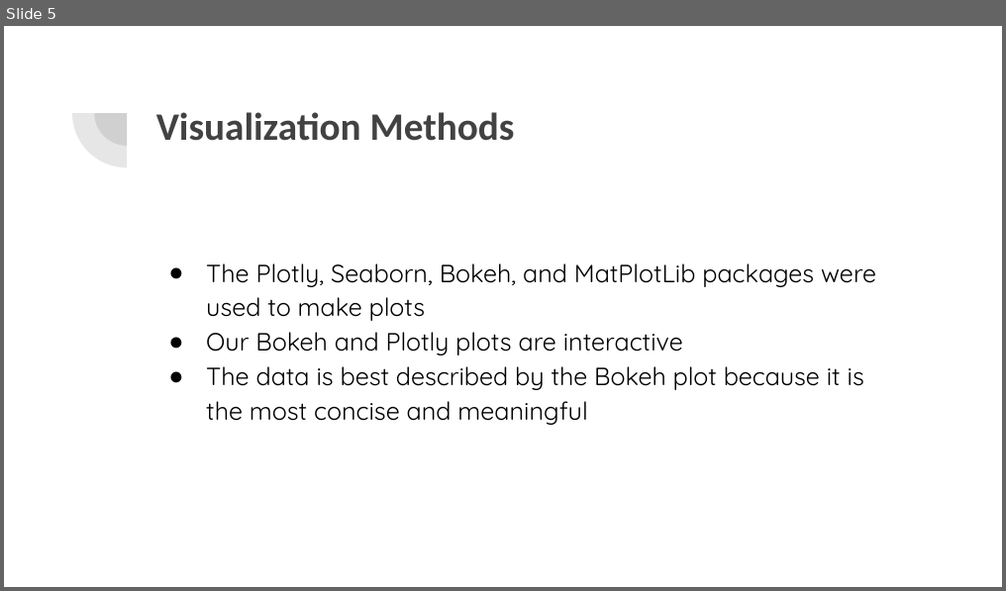
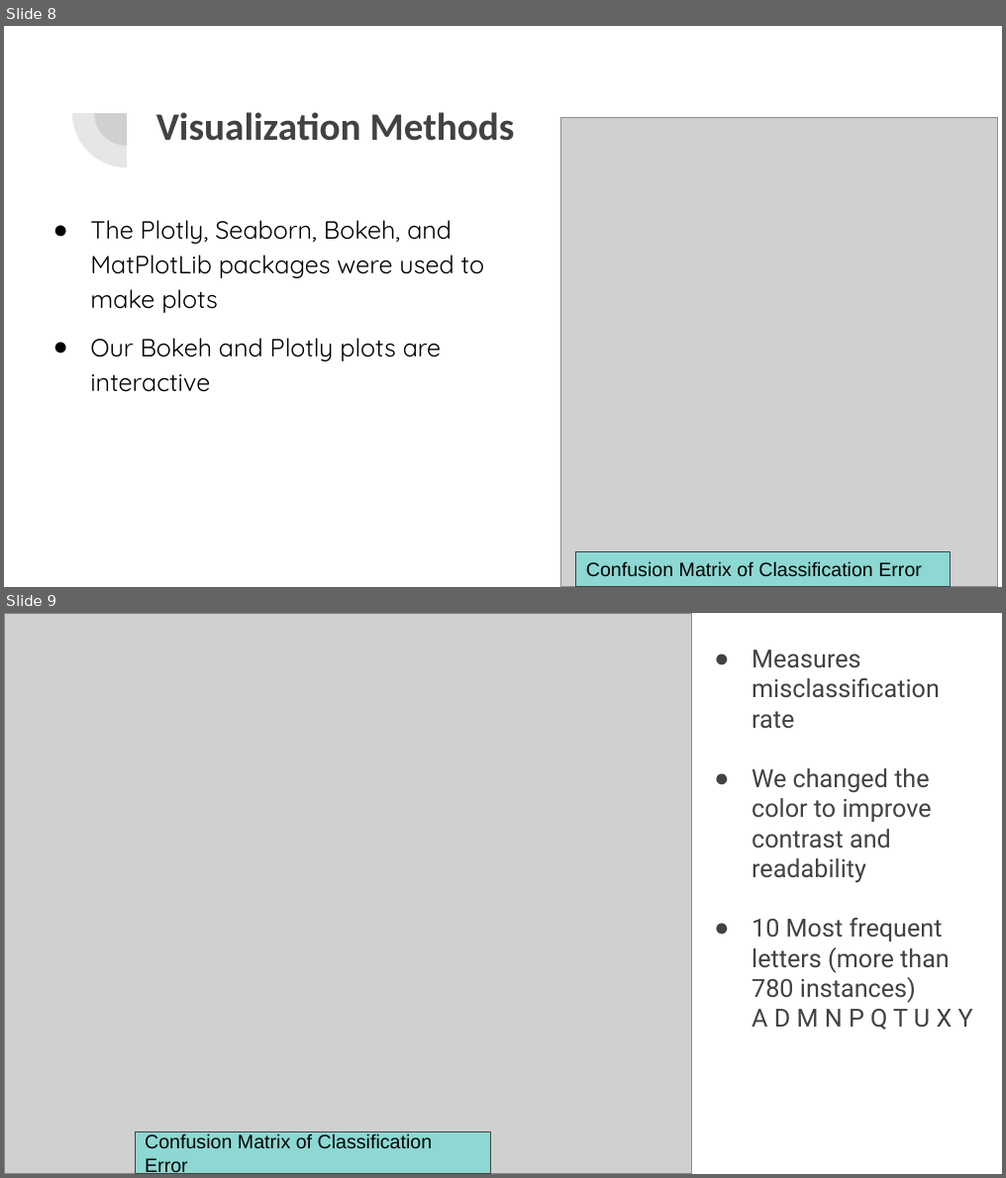
Before and after one commit to ewang24/dataMiningProject, a slide deck: Group Project_ Letter Data Mining.pptx. Shown one above the other, each under a label of ours: slide 5 before the commit, slides 8 and 9 after it. The pictures are 1006x591 and 1006x1178 pixels, drawn with LibreOffice and Linux fonts; fonts in the diff are those of the drawing; grey boxes stand for pictures. Boxes give left, top, right and bottom in pixels: in the first picture for what was removed or moved away, otherwise in the second. Text is boxed around its words. In the diff, an @@ line names an element or a change of style, - is before the commit and + after.

```diff
--- a/Group Project_ Letter Data Mining.pptx
+++ b/Group Project_ Letter Data Mining.pptx
@@ slide 9 added at (x1=4, y1=613, x2=1002, y2=1174), background #FFFFFF @@
@@ picture added at (x1=4, y1=613, x2=692, y2=1173) @@
@@ title added at (x1=751, y1=650, x2=973, y2=1030), 18 pt, text #424242 @@
+● Measures misclassification rate
+● We changed the color to improve contrast and readability
+● 10 Most frequent letters (more than 780 instances) A D M N P Q T U X Y
@@ rectangle added at (x1=135, y1=1132, x2=490, y2=1174), fill #8DD8D3, outline #424242 0.75 pt, 14 pt, text #000000 @@
+Confusion Matrix of Classification Error
@@ what was slide 5 is now slide 8 @@
@@ slide 8 changed as well @@
@@ picture added at (x1=560, y1=118, x2=997, y2=587) @@
@@ text "The Plotly, Seaborn, Bokeh, and ..." moved from (x1=206, y1=264, x2=876, y2=425) to (x1=90, y1=220, x2=484, y2=392) @@
@@ text "The Plotly, Seaborn, Bokeh, and ..." at (x1=90, y1=220, x2=484, y2=392): more space between paragraphs @@
@@ text at (x1=206, y1=367, x2=864, y2=425): paragraph removed @@
-● The data is best described by the Bokeh plot because it is the most concise and meaningful
@@ rectangle added at (x1=576, y1=552, x2=950, y2=587), fill #8DD8D3, outline #424242 0.75 pt, 14 pt, text #000000 @@
+Confusion Matrix of Classification Error
```
Also in this commit, not shown: 5 other slides changed, 11 other slides added, 1 slide removed, 4 other files.
